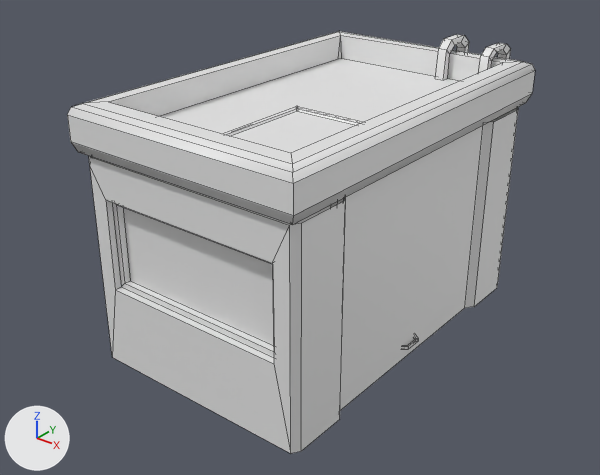
An edit to the FBX model Assets/CityMassivePack/3d Models/Street Props/Kiosk_1_B.fbx, drawn before and after from the same camera.
Both versions are drawn from a 50 mm lens placed at (5.16, -6.81, 5.2), pointed at (-0.68, 0.49, 0.67). Every picture has the same lights, and +X, +Y and +Z are marked at lower left. Mesh edges are drawn as thin lines. Materials are left out; every surface is plain grey. Where no turn or scale is listed for an object, it has been applied to the vertices. Vertices at the same position are counted once.

Before the edit, the objects in view are built like this:
```python
me_kiosk_1_b_001 = bpy.data.meshes.new('Kiosk_1_B.001')
me_kiosk_1_b_001.from_pydata(...)  # 258 vertices, 197 faces; spans x -140.0..139.0, y 0.0..304.0, z -235.0..219.0
# faces by material slot: [113, 81, 2, 1]
me_kiosk_1_b_001.materials.append(mat_city_metal_003)
me_kiosk_1_b_001.materials.append(mat_city_atlas_004)
me_kiosk_1_b_001.materials.append(mat_window_002)
me_kiosk_1_b_001.materials.append(mat_signs_2_002)
ob_kiosk_1_b = bpy.data.objects.new('Kiosk_1_B', me_kiosk_1_b_001)
ob_kiosk_1_b.location = (0.0, 0.0, 0.0)
ob_kiosk_1_b.rotation_euler = (1.571, 0.0, 0.0)  # degrees (90, 0, 0)
ob_kiosk_1_b.scale = (0.01, 0.01, 0.01)
```
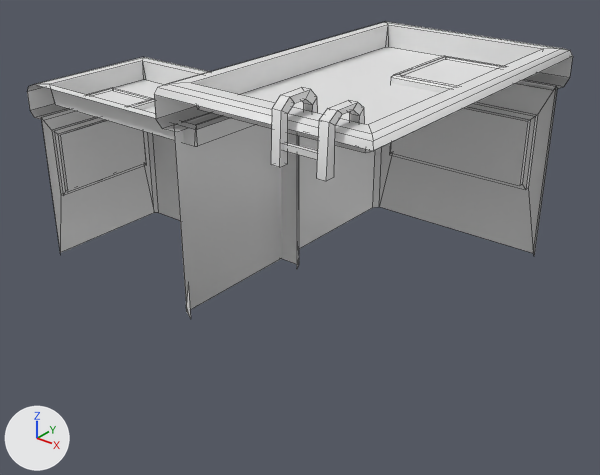
What changed in the scene script:
```text
Change me_kiosk_1_b_001:
    used by ob_kiosk_1_b; location = (0.0, 0.0, 0.0); rotation_euler = (1.571, 0.0, 0.0), in degrees (90, 0, 0); scale = (0.01, 0.01, 0.01)
    remove me_kiosk_1_b_001.from_pydata(...)  # 258 vertices, 197 faces; spans x -140.0..139.0, y 0.0..304.0, z -235.0..219.0
    add me_kiosk_1_b_001.from_pydata(...)  # 160 vertices, 127 faces; spans x -140.0..139.0, y 0.0..304.0, z -235.0..219.0
    me_kiosk_1_b_001 part 1: the loose piece of 40 vertices spanning x -6.0..95.0, y 256.0..268.0, z 33.0..159.0 is moved by (0.0, -5.0, 0.0)
    me_kiosk_1_b_001 part 2: the loose piece of 36 vertices spanning x -140.0..139.0, y 235.0..288.0, z -219.0..219.0 is rebuilt with 33 vertices and now spans x -140.0..139.0, y 230.0..283.0, z -219.0..219.0
    me_kiosk_1_b_001 part 3: 7 loose pieces with 64 vertices, spanning x 41.0..130.0, y 14.0..223.0, z -231.0..18.0, are deleted
    me_kiosk_1_b_001 part 4
    39 vertices are removed from x -126.0..133.0, y 0.0..235.0, z -235.0..139.0
    35 faces are deleted
    8 vertices are added at x 36.0..101.0, y 240.0, z -235.0..-223.0
    8 new faces join them
Add me_kiosk_1_b_002:
    me_kiosk_1_b_002.from_pydata(...)  # 104 vertices, 83 faces; spans x -1.53..1.49, y -0.95..1.01, z 0.0..2.37
Change ob_kiosk_1_b:
    ob_kiosk_1_b.location: (0.0, 0.0, 0.0) -> (0.0, 1.11, 0.0)
    ob_kiosk_1_b.rotation_euler: (1.571, 0.0, 0.0) -> (-1.571, 0.0, -3.142)  # degrees (90, 0, 0) -> degrees (-90, 0, -180)
    ob_kiosk_1_b.scale: (0.01, 0.01, 0.01) -> (-0.01, -0.01, -0.01)
Add ob_kiosk_1_b_001:
    ob_kiosk_1_b_001 = bpy.data.objects.new('Kiosk_1_B.001', me_kiosk_1_b_002)
    ob_kiosk_1_b_001.location = (-2.4, 0.0, 0.0)
```

Changed parts and their boxes (x1, y1, x2, y2) in the pictures (600 x 475 px; the box of a moved part takes in the faces that stretch with it):
'Kiosk_1_B', reshaped, moved, turned, rescaled: before (67, 31, 535, 453); after (154, 22, 573, 319)
'Kiosk_1_B.001', added: after (27, 57, 299, 268)
part 1 of me_kiosk_1_b_001, moved or reshaped: before (222, 106, 362, 153); after (391, 56, 504, 93)
part 2 of me_kiosk_1_b_001, rebuilt (10% narrower, 32% shorter): before (67, 31, 535, 225); after (154, 22, 573, 153)
part 3 of me_kiosk_1_b_001, deleted: before (402, 336, 418, 349)
part 4 of me_kiosk_1_b_001, cut back: before (301, 43, 518, 451); after (271, 109, 335, 181)
